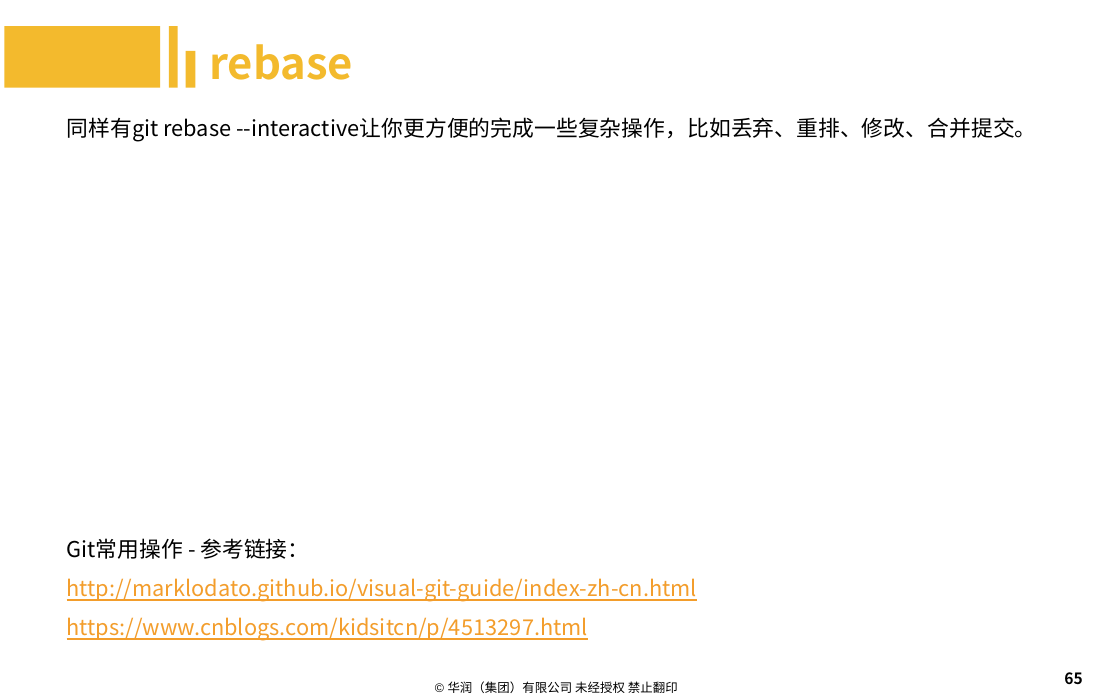
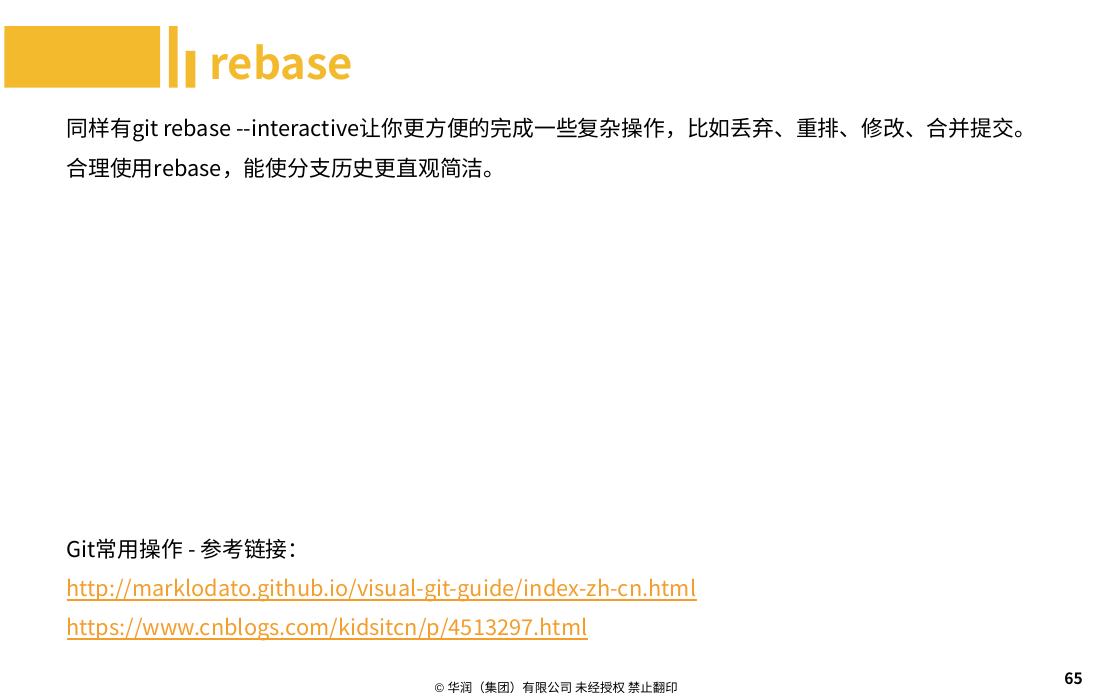
Before and after one commit to machenzhao/git-present, a slide deck: slide 65 of Git.pptx. Drawn at 1120x700 pixels with LibreOffice and Linux fonts; fonts in the diff are those of the drawing; background and template pictures are left out. Boxes give left, top, right and bottom in pixels: in the first picture for what was removed or moved away, otherwise in the second. Text is boxed around its words. In the diff, an @@ line names an element or a change of style, - is before the commit and + after.

```diff
--- a/Git.pptx
+++ b/Git.pptx
@@ text at (67, 157, 506, 178): paragraph added @@
+合理使用rebase，能使分支历史更直观简洁。
```
Also in this commit, not shown: 2 slides added.
